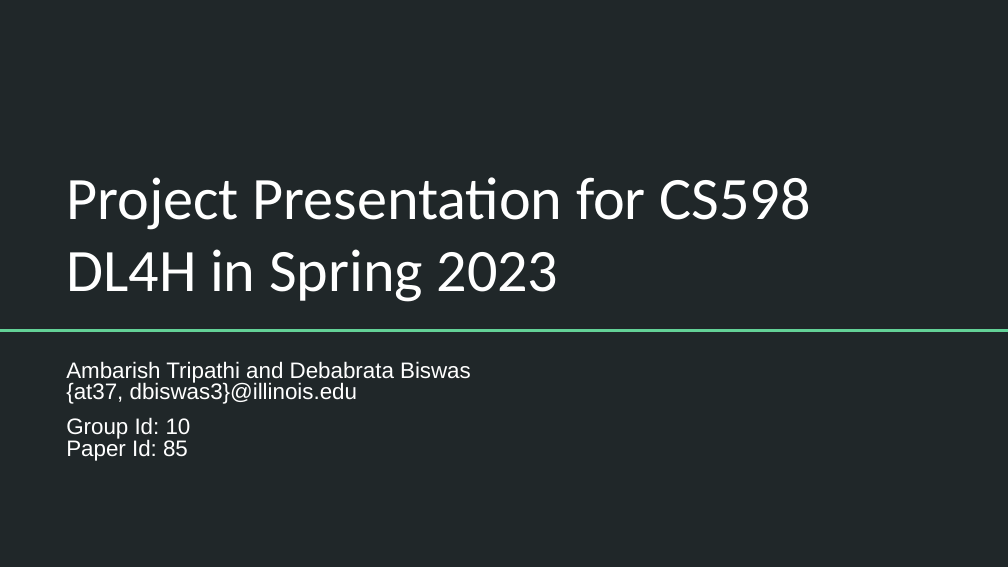
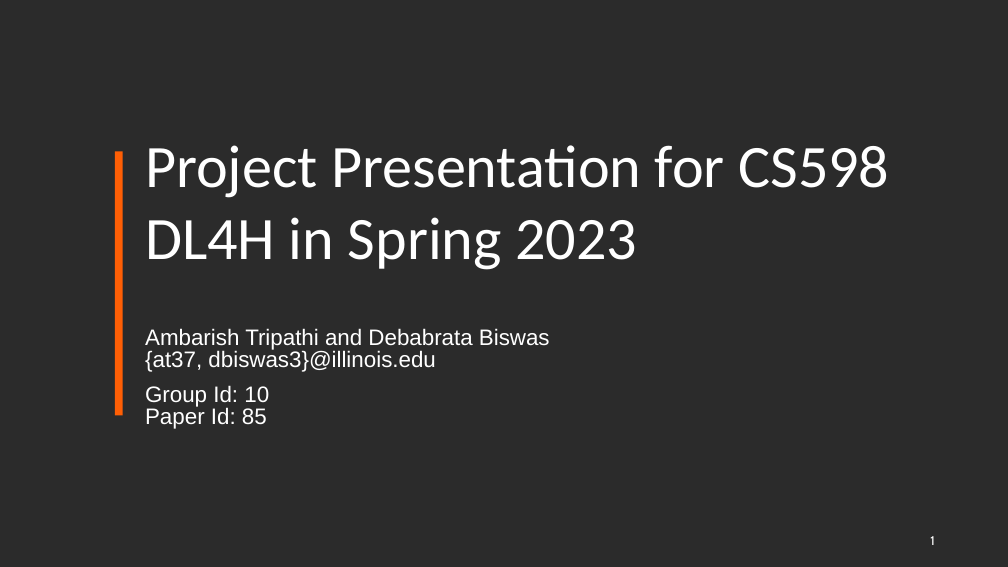
Before and after one commit to dbiswas0605/MCS-DS-CS598-DLH-HiCu, a slide deck: slide 1 of Presentation/CS598 DL4H Project Presentation.pptx. Drawn at 1008x567 pixels with LibreOffice and Linux fonts; fonts in the diff are those of the drawing; background and template pictures are left out; a plain dark background stands for a picture behind light text. Boxes give left, top, right and bottom in pixels: in the first picture for what was removed or moved away, otherwise in the second. Text is boxed around its words. In the diff, an @@ line names an element or a change of style, - is before the commit and + after.

```diff
--- a/Presentation/CS598 DL4H Project Presentation.pptx
+++ b/Presentation/CS598 DL4H Project Presentation.pptx
@@ background #202729 to picture (left out) @@
@@ rectangle added at [115,151,123,415], fill #FF5F05 @@
@@ 2 texts, 1 title: place and size @@
-2 texts, 1 title at [66,177,811,461]
+2 texts, 1 title at [145,145,889,429]
@@ line removed from (0, 331) to (1008, 331) @@
@@ page number added at [930,536,934,545], 9 pt, text #FFFFFF @@
+1
```
Also in this commit, not shown: 13 other slides changed, 1 slide added, 1 other file.
